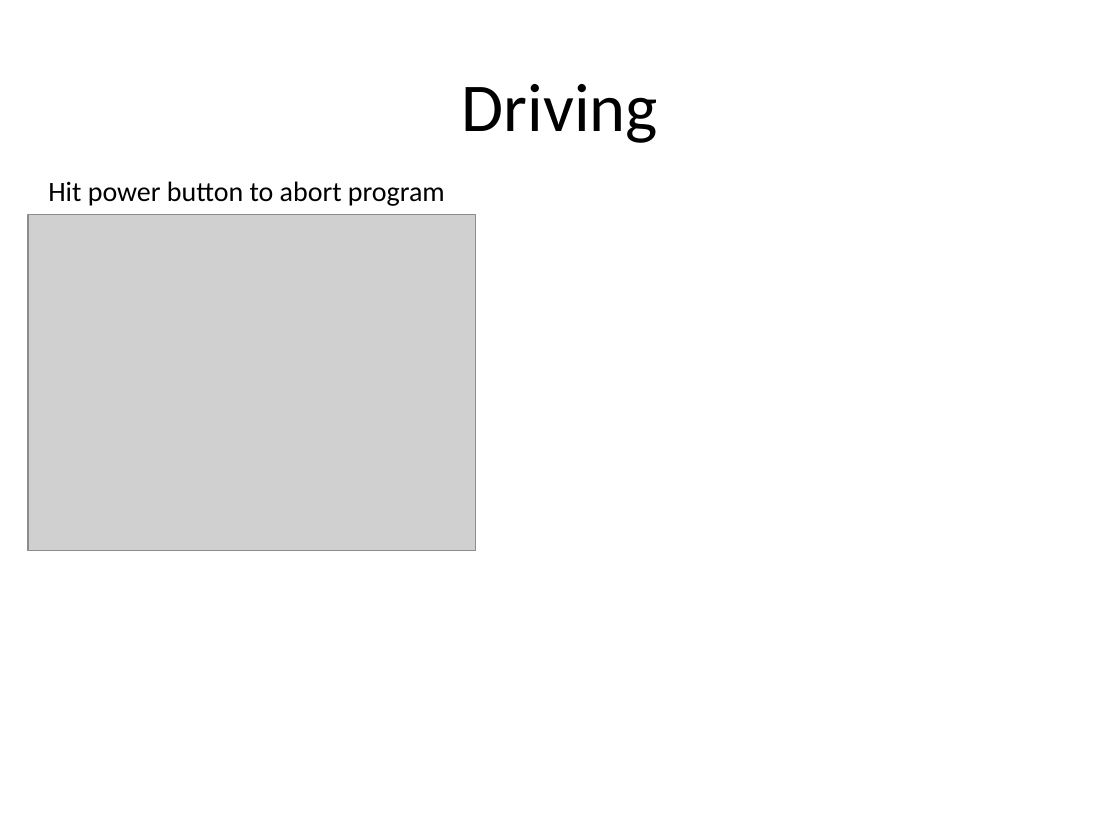
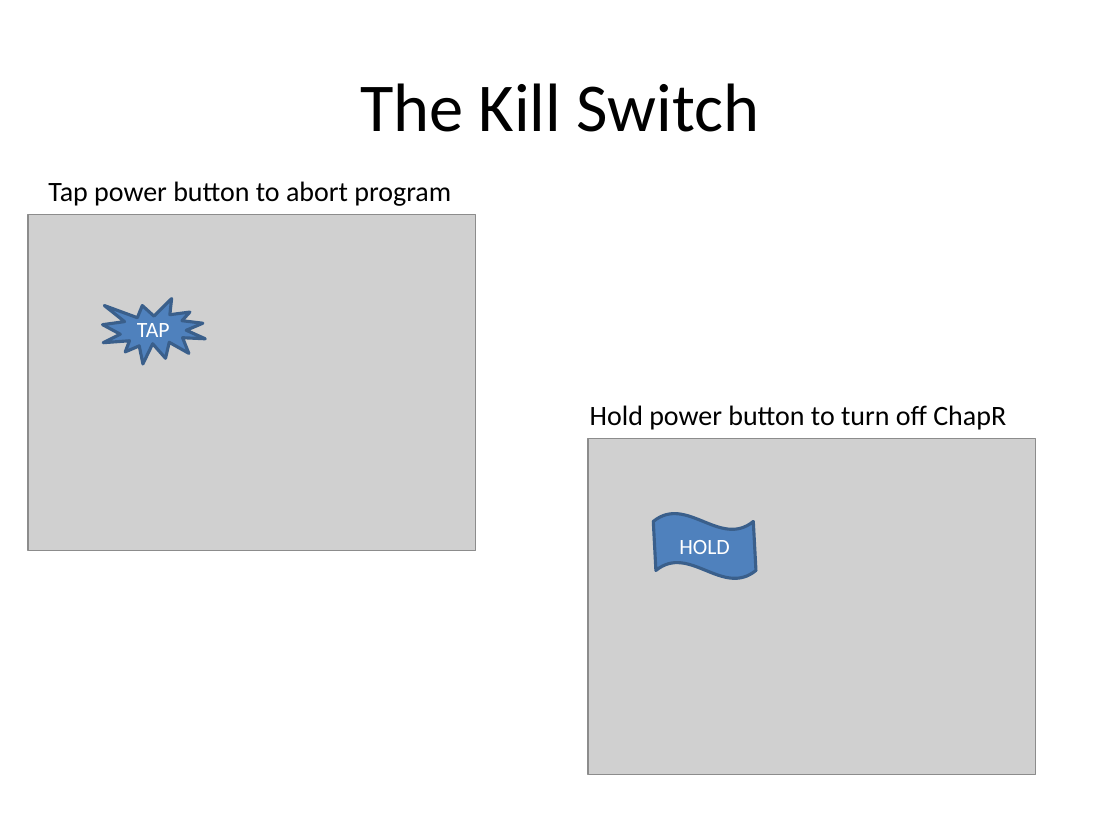
Before and after one commit to ChapResearch/ChapR, a slide deck: slide 4 of ChaprSVN/Promo/Presentation for FTC.pptx (slide 7 before the commit). Drawn at 1120x840 pixels with LibreOffice and Linux fonts; fonts in the diff are those of the drawing; grey boxes stand for pictures. Boxes give left, top, right and bottom in pixels: in the first picture for what was removed or moved away, otherwise in the second. Text is boxed around its words. In the diff, an @@ line names an element or a change of style, - is before the commit and + after.

Commit message:
Updated the FTC Presentation and added a picture of the NXT with a USB.

```diff
--- a/ChaprSVN/Promo/Presentation for FTC.pptx
+++ b/ChaprSVN/Promo/Presentation for FTC.pptx
@@ title at bbox=[360, 83, 759, 132]: text changed @@
-Driving
+The Kill Switch
@@ text at bbox=[48, 181, 451, 206]: text changed @@
-Hit power button to abort program
+Tap power button to abort program
@@ irregular seal added at bbox=[103, 299, 206, 364], fill #4F81BD, outline #3A5F8C 2 pt, 14 pt, text #FFFFFF @@
+TAP
@@ text added at bbox=[590, 405, 1006, 430], 18 pt, text #000000 @@
+Hold power button to turn off ChapR
@@ picture added at bbox=[588, 439, 1036, 775] @@
@@ wave added at bbox=[653, 513, 756, 578], fill #4F81BD, outline #3A5F8C 2 pt, 14 pt, text #FFFFFF @@
+HOLD
```
Also in this commit, not shown: 5 other slides changed, 2 slides added, 2 slides removed, 1 other file.
